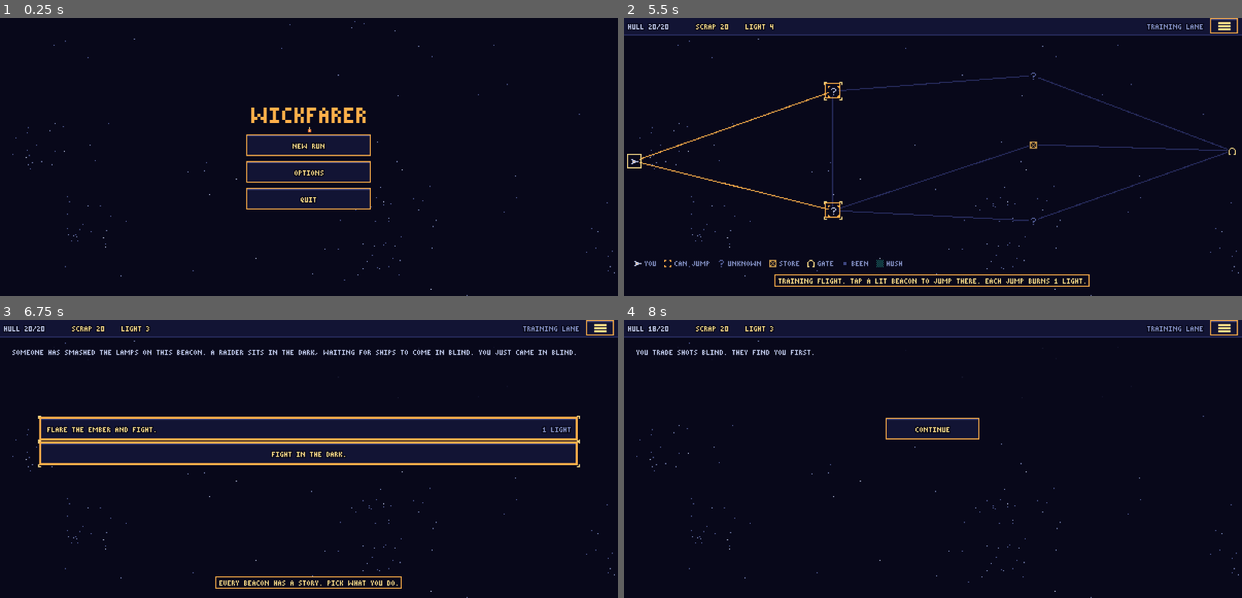
Above: before the commit, frames 1-4 (two rows, left to right).
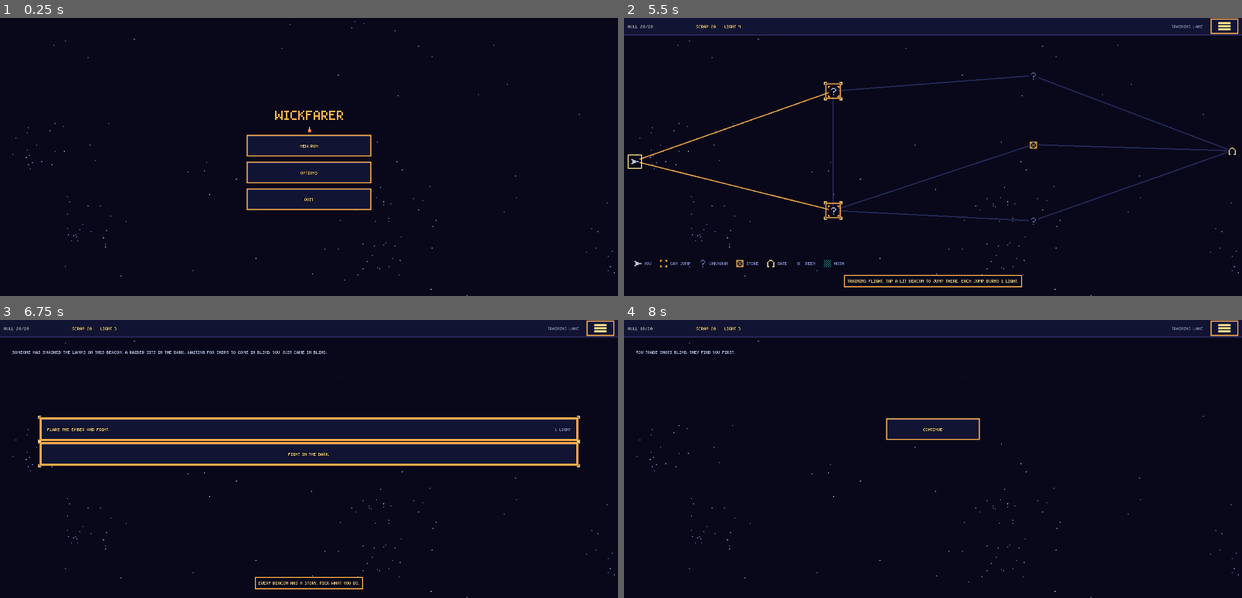
Above: after the commit, the same moments.

Repository: oddwright/wickfarer
Game: Godot game, scene res://scenes/main.tscn
Two runs of this game, one before a commit and one after it. Both use one fixed random seed, a clock stepped at 60 frames per second and the inputs below.
Inputs (mouse positions are in pixels of both pictures, inside the frame that each line leads up to):
- Up to frame 1 (0.25 s): no input
- Up to frame 2 (5.5 s): tap Enter at 0.5, 2, 3.5 s; move the mouse to (1068, 143) at 0.52 s; click (1068, 143) at 0.67 s; tap Space at 0.77, 1.07, 1.25, 2.75, 3.77, 4.07, 4.25 s; drag from (809, 170) to (902, 212) at 1.27 s; move the mouse to (994, 95) at 2.02 s; click (994, 95) at 2.17 s; drag from (902, 212) to (747, 115) at 2.77 s; move the mouse to (1118, 198) at 3.52 s; click (1118, 198) at 3.67 s; drag from (747, 115) to (840, 87) at 4.27 s; move the mouse to (963, 157) at 5.02 s; click (963, 157) at 5.17 s
- Up to frame 3 (6.75 s): drag from (216, 389) to (185, 472) at 5.77 s; move the mouse to (444, 445) at 6.52 s; click (444, 445) at 6.67 s
- Up to frame 4 (8 s): tap Space at 6.77, 7.07 s; drag from (809, 472) to (902, 514) at 7.27 s

The runs differ from the first frame. In frame 1, 1.9% of the frame differs, in the area x 39-61%, y 32-70%; in frame 2, 3.2%; in frame 3, 5.0%, in the area x 0-100%, y 0-97%; in frame 4, 1.4%.

Commit message:
Draw game text in a finer 4x6 pixel font
dylan found the 3x5 text hard to read and picked the 4x6 option from a
side-by-side comparison. Letters are now drawn from a 4x6 pixel font at 4
screen pixels per font pixel (5x and 6x screens), still with the dark
outline, while the art keeps its whole-number scale.

Finer letters fall between native pixels, so when fine text is on the game
canvas renders at screen resolution with the scale as its canvas transform
instead of stretching a native-size texture. Art looks the same; crew
positions are rounded so they stay on whole art pixels. Layouts still measure
against the 3x5 font, and a 4x6 letter with its outline never takes more room
than the 3x5 one, so every existing layout still fits (tested per glyph).

Co-Authored-By: Claude Opus 5.5 <noreply@anthropic.com>
Claude-Session: https://claude.ai/code/session_01Xce4DJCcw9Pf6iQktdgnjY

Diff:
--- /dev/null
+++ b/art/font_4x6.json
@@ -0,0 +1 @@
+{"!": [0, 1], "%": [1, 4], "'": [2, 1], "(": [3, 2], ")": [4, 2], "+": [5, 3], ",": [6, 2], "-": [7, 3], ".": [8, 1], "/": [9, 4], "0": [10, 4], "1": [11, 3], "2": [12, 4], "3": [13, 4], "4": [14, 4], "5": [15, 4], "6": [16, 4], "7": [17, 4], "8": [18, 4], "9": [19, 4], ":": [20, 1], "<": [21, 3], "=": [22, 3], ">": [23, 3], "?": [24, 4], "A": [25, 4], "B": [26, 4], "C": [27, 4], "D": [28, 4], "E": [29, 4], "F": [30, 4], "G": [31, 4], "H": [32, 4], "I": [33, 3], "J": [34, 4], "K": [35, 4], "L": [36, 4], "M": [37, 5], "N": [38, 4], "O": [39, 4], "P": [40, 4], "Q": [41, 4], "R": [42, 4], "S": [43, 4], "T": [44, 3], "U": [45, 4], "V": [46, 4], "W": [47, 5], "X": [48, 4], "Y": [49, 3], "Z": [50, 4], "x": [51, 4]}
--- a/scripts/view/main.gd
+++ b/scripts/view/main.gd
@@ -220,7 +220,7 @@
 	if not screen.is_empty() and next.layout != screen.layout and mid_fight:
 		_pause(ScreenManager.change_reason(screen.layout, next.layout))  # a fold or a turn
 	screen = next
-	container.stretch_shrink = screen.scale
+	TextLayer.fit_canvas(container, viewport, screen.scale)
 	container.position = Vector2.ZERO
 	container.size = Vector2(screen.native * screen.scale)
 	world.make_stars(screen.native)
--- a/scripts/view/text_layer.gd
+++ b/scripts/view/text_layer.gd
@@ -1,26 +1,43 @@
 class_name TextLayer
 extends Node2D
-## Text drawn in the pixel world with the 3x5 pixel font from the concept art,
-## so it scales with the same whole-number pixels as everything else.
-## Large text (titles) draws each font pixel as 2x2 canvas pixels, and the game
-## title as 3x3.
+## Text drawn in the pixel world. Layout works in native (art) pixels against the 3x5 font's
+## metrics. On screens at 2x or more the letters themselves come from a finer 4x6 font, each
+## font pixel a whole number of screen pixels (4 at 5x and 6x), so text stays pixel text but
+## reads more easily; the art keeps its own scale. A 4x6 letter and its outline never take more
+## room than the 3x5 letter it replaces, so anything laid out for the 3x5 font still fits.
+## Large text (titles) draws each font pixel 2x2, and the game title 3x3.
+## On a screen-size canvas the art is scaled by the canvas transform, which costs more fill than
+## stretching a native-size texture; it is the price of letters finer than the art.
 
 const CELL := 5  ## glyph slot width in the font strip
 const OUTLINE_CELL := CELL + 2  ## outline strip slot: the glyph grown a pixel each side
-const GLYPH_H := 5
-const LINE := 7
-
-static var glyph_index: Dictionary = {}  ## char -> [slot, width]
+const GLYPH_H := 5  ## layout height of a line of text, in native pixels at k = 1
+const LINE := 7  ## layout line step, in native pixels at k = 1
+const FINE_H := 6
+const FINE_LINE := 8
+## Screen pixels per fine font pixel are at most FINE_NUM/FINE_DEN of the scale, so a 4-wide
+## letter plus its gap (5) is never wider than a 3-wide 3x5 one (4), nor 6 rows taller than 5.
+const FINE_NUM := 4
+const FINE_DEN := 5
+
+static var glyph_index: Dictionary = {}  ## char -> [slot, width], 3x5 font
+static var fine_index: Dictionary = {}  ## char -> [slot, width], 4x6 font
+static var px_scale := 1  ## screen pixels per native pixel
+static var font_px := 0  ## screen pixels per 4x6 font pixel; 0 draws the 3x5 font
 
 var main: Node
 var glyphs: Texture2D
 var outline: Texture2D
+var fine_glyphs: Texture2D
+var fine_outline: Texture2D
 
 
 func setup(main_node: Node) -> void:
 	main = main_node
 	glyphs = load("res://art/font_3x5.png")
 	outline = load("res://art/font_3x5_outline.png")
+	fine_glyphs = load("res://art/font_4x6.png")
+	fine_outline = load("res://art/font_4x6_outline.png")
 	load_glyphs()
 
 
@@ -28,18 +45,64 @@
 static func load_glyphs() -> void:
 	if glyph_index.is_empty():
 		glyph_index = JSON.parse_string(FileAccess.get_file_as_string("res://art/font_3x5.json"))
-
-
-static func _adv(ch: String) -> int:
-	var g: Array = glyph_index.get(ch, [0, 3])
+	if fine_index.is_empty():
+		fine_index = JSON.parse_string(FileAccess.get_file_as_string("res://art/font_4x6.json"))
+
+
+## Picks the font for a canvas scale. Returns true when the fine font is on: the canvas must then
+## be rendered at screen resolution with the scale as its transform, since the fine letters fall
+## between native pixels. Otherwise it stays at native size and text draws in native pixels.
+static func configure(scale: int, fine := true) -> bool:
+	font_px = fine_px(scale) if fine else 0
+	px_scale = scale if font_px > 0 else 1
+	return font_px > 0
+
+
+## Sets up the game canvas for a scale. Fine text needs it drawn at screen resolution: the art
+## is then scaled by the canvas transform instead of by stretching a native-size texture, which
+## looks the same since all art sits on whole native pixels.
+static func fit_canvas(container: SubViewportContainer, viewport: SubViewport, scale: int) -> void:
+	var fine := configure(scale)
+	container.stretch_shrink = 1 if fine else scale
+	viewport.canvas_transform = Transform2D.IDENTITY.scaled(Vector2.ONE * (scale if fine else 1))
+
+
+## Screen pixels per 4x6 font pixel at a canvas scale, or 0 when the 3x5 font must stay (1x).
+static func fine_px(scale: int) -> int:
+	return (scale * FINE_NUM) / FINE_DEN
+
+
+static func _fine() -> bool:
+	return font_px > 0 and not fine_index.is_empty()
+
+
+## The glyph index text is drawn from now.
+static func _index() -> Dictionary:
+	return fine_index if _fine() else glyph_index
+
+
+## Advance of one letter in font pixels, gap included.
+static func _adv(ch: String, index: Dictionary) -> int:
+	var g: Array = index.get(ch, [0, 3])
 	return int(g[1]) + 1
 
 
-static func text_width(s: String, k := 1) -> int:
+## Width of a line in font pixels.
+static func _px_width(s: String, index: Dictionary) -> int:
 	var w := 0
 	for ch in s:
-		w += _adv(ch)
-	return maxi(0, w - 1) * k
+		w += _adv(ch, index)
+	return maxi(0, w - 1)
+
+
+## Width of a line in native pixels, rounded up. A fine line is measured no wider than its 3x5
+## line: its last letter can run one screen pixel past the 3x5 one, but its outline is a font
+## pixel thinner, so with outlines the fine line still sits inside the 3x5 one.
+static func text_width(s: String, k := 1) -> int:
+	var coarse := _px_width(s, glyph_index) * k
+	if not _fine():
+		return coarse
+	return mini(ceili(float(_px_width(s, fine_index) * k * font_px) / px_scale), coarse)
 
 
 static func _wrap(s: String, max_w: int, k: int) -> PackedStringArray:
@@ -69,39 +132,57 @@
 	var k := 3 if size_px >= 15.0 else (2 if size_px >= 10.0 else 1)
 	var up := s.to_upper()
 	var lines: PackedStringArray = [up] if width <= 0 else _wrap(up, int(width), k)
-	var y := int(round(native_pos.y)) - GLYPH_H * k - (lines.size() - 1) * LINE * k / 2
+	var fine := _fine()
+	var u := (font_px if fine else px_scale) * k  # screen pixels per font pixel
+	var h := FINE_H if fine else GLYPH_H
+	var step := (FINE_LINE if fine else LINE) * u
+	# The block is centred where the 3x5 letters were, so layouts made for them still line up.
+	var mid := roundi(native_pos.y * px_scale) - GLYPH_H * k * px_scale / 2
+	var y := mid - h * u / 2 - (lines.size() - 1) * step / 2
+	var left := roundi(native_pos.x * px_scale)
+	var box := roundi(width * px_scale)
+	draw_set_transform(Vector2.ZERO, 0.0, Vector2.ONE / px_scale)
 	for line in lines:
-		var x := int(round(native_pos.x))
-		var w := text_width(line, k)
+		var x := left
+		var w := _px_width(line, _index()) * u
 		if width > 0:
 			if align == HORIZONTAL_ALIGNMENT_CENTER:
-				x += (int(width) - w) / 2
+				x += (box - w) / 2
 			elif align == HORIZONTAL_ALIGNMENT_RIGHT:
-				x += int(width) - w
+				x += box - w
 		# A one-pixel ink outline keeps text readable over stars, fire and panels. It fades with
 		# the text; while a floater fades, the gap column between letters, where two outlines
 		# overlap, is a little darker for a moment, which beats the outline vanishing at once.
-		_line(line, Vector2i(x, y), k, Pixel.c("a", col.a), true)
-		_line(line, Vector2i(x, y), k, col)
-		y += LINE * k
-
-
-func _line(s: String, at: Vector2i, k: int, col: Color, outlined := false) -> void:
+		_line(line, Vector2i(x, y), u, Pixel.c("a", col.a), true)
+		_line(line, Vector2i(x, y), u, col)
+		y += step
+	draw_set_transform(Vector2.ZERO)
+
+
+## Draws one line in screen pixels (the caller has set the transform), u per font pixel.
+func _line(s: String, at: Vector2i, u: int, col: Color, outlined := false) -> void:
+	var fine := _fine()
+	var index := _index()
+	var h := FINE_H if fine else GLYPH_H
+	var tex: Texture2D
+	if fine:
+		tex = fine_outline if outlined else fine_glyphs
+	else:
+		tex = outline if outlined else glyphs
+	var slot := CELL + 2 if outlined else CELL  # both fonts use 5-wide slots
+	var pad := 1 if outlined else 0  # the outline slot is the glyph grown a pixel each side
 	var x := at.x
 	for ch in s:
-		if glyph_index.has(ch):
-			var g: Array = glyph_index[ch]
-			# the outline slot is the glyph grown by one font pixel (pad) on every side
-			var pad := 1 if outlined else 0
+		if index.has(ch):
+			var g: Array = index[ch]
 			var w := int(g[1]) + 2 * pad
-			var h := GLYPH_H + 2 * pad
 			draw_texture_rect_region(
-				outline if outlined else glyphs,
-				Rect2(x - pad * k, at.y - pad * k, w * k, h * k),
-				Rect2(int(g[0]) * (OUTLINE_CELL if outlined else CELL), 0, w, h),
+				tex,
+				Rect2(x - pad * u, at.y - pad * u, w * u, (h + 2 * pad) * u),
+				Rect2(int(g[0]) * slot, 0, w, h + 2 * pad),
 				col
 			)
-		x += _adv(ch) * k
+		x += _adv(ch, index) * u
 
 
 func _draw() -> void:
--- a/scripts/view/world_view.gd
+++ b/scripts/view/world_view.gd
@@ -268,7 +268,7 @@
 	var s: Ship = main.combat.ships[side]
 	for c in s.alive_crew():
 		var tex: Texture2D = crew_tex[c.species + ":" + str(side)]
-		var fp := crew_pos(side, c)
+		var fp := crew_pos(side, c).round()  # whole art pixels, also on a screen-size canvas
 		var f: int
 		if c.is_moving():
 			f = 2 + int(anim_time * 8.0 + c.uid) % 4
--- a/tests/screen_tests.gd
+++ b/tests/screen_tests.gd
@@ -7,35 +7,86 @@
 	t.call("check", cond, what)
 
 
-## The outline strip is exactly the glyph strip grown a pixel each way, glyph for glyph.
+## Each font's outline strip is exactly its glyph strip grown a pixel each way, glyph for glyph.
 static func font(t: SceneTree) -> void:
+	_font_strips(t, "3x5", TextLayer.GLYPH_H)
+	_font_strips(t, "4x6", TextLayer.FINE_H)
+	fine_text(t)
+
+
+static func _font_strips(t: SceneTree, name: String, h: int) -> void:
 	var index: Dictionary = JSON.parse_string(
-		FileAccess.get_file_as_string("res://art/font_3x5.json")
-	)
-	var glyphs := (load("res://art/font_3x5.png") as Texture2D).get_image()
-	var outline := (load("res://art/font_3x5_outline.png") as Texture2D).get_image()
-	_check(t, outline.get_height() == TextLayer.GLYPH_H + 2, "outline strip is 7 pixels tall")
+		FileAccess.get_file_as_string("res://art/font_%s.json" % name)
+	)
+	var glyphs := (load("res://art/font_%s.png" % name) as Texture2D).get_image()
+	var outline := (load("res://art/font_%s_outline.png" % name) as Texture2D).get_image()
+	_check(t, outline.get_height() == h + 2, "%s outline strip is %d pixels tall" % [name, h + 2])
 	_check(
 		t,
 		outline.get_width() == index.size() * TextLayer.OUTLINE_CELL,
-		"outline strip has a slot for every glyph"
+		"%s outline strip has a slot for every glyph" % name
 	)
 	var bad: Array[String] = []
 	for ch: String in index:
-		if not _outline_matches(glyphs, outline, int(index[ch][0]), int(index[ch][1])):
+		if not _outline_matches(glyphs, outline, int(index[ch][0]), int(index[ch][1]), h):
 			bad.append(ch)
-	_check(t, bad.is_empty(), "every outline is its glyph grown by a pixel (%s)" % ", ".join(bad))
+	_check(
+		t,
+		bad.is_empty(),
+		"every %s outline is its glyph grown by a pixel (%s)" % [name, ", ".join(bad)]
+	)
+
+
+## The finer text font: picked by scale, and never bigger than the 3x5 letters it replaces.
+static func fine_text(t: SceneTree) -> void:
+	var coarse: Dictionary = JSON.parse_string(
+		FileAccess.get_file_as_string("res://art/font_3x5.json")
+	)
+	var fine: Dictionary = JSON.parse_string(
+		FileAccess.get_file_as_string("res://art/font_4x6.json")
+	)
+	_check(t, fine.keys() == coarse.keys(), "the 4x6 font has every 3x5 glyph")
+	var n := TextLayer.FINE_NUM
+	var d := TextLayer.FINE_DEN
+	var bad: Array[String] = []
+	for ch: String in fine:
+		var wf := int(fine[ch][1])
+		var wc := int(coarse.get(ch, [0, 3])[1])
+		# advance (letter + gap), and the outlined letter, at the largest fine pixel size
+		if (wf + 1) * n > (wc + 1) * d or (wf + 2) * n > (wc + 2) * d:
+			bad.append(ch)
+	_check(t, bad.is_empty(), "no 4x6 letter is wider than its 3x5 one (%s)" % ", ".join(bad))
+	_check(t, (TextLayer.FINE_H + 2) * n <= (TextLayer.GLYPH_H + 2) * d, "4x6 text is no taller")
+	_check(t, (TextLayer.FINE_LINE) * n <= TextLayer.LINE * d, "4x6 lines are no further apart")
+	_check(t, TextLayer.fine_px(1) == 0, "a 1x canvas keeps the 3x5 font")
+	_check(
+		t, TextLayer.fine_px(5) == 4 and TextLayer.fine_px(6) == 4, "4x6 pixels are 4 at 5x and 6x"
+	)
+	TextLayer.load_glyphs()
+	var word := "MUSTER THE CREW, 14/20 HULL"
+	var wide := TextLayer.text_width(word)
+	var c := SubViewportContainer.new()
+	var v := SubViewport.new()
+	TextLayer.fit_canvas(c, v, 5)
+	_check(t, c.stretch_shrink == 1, "fine text draws the canvas at screen size")
+	_check(t, v.canvas_transform.get_scale() == Vector2(5, 5), "the art keeps its 5x scale")
+	_check(t, TextLayer.text_width(word) < wide, "4x6 text measures narrower than 3x5")
+	TextLayer.fit_canvas(c, v, 1)
+	_check(t, c.stretch_shrink == 1 and v.canvas_transform.get_scale() == Vector2.ONE, "1x canvas")
+	_check(t, TextLayer.text_width(word) == wide, "a 1x canvas measures in the 3x5 font")
+	c.free()
+	v.free()
 
 
 ## True when every pixel of the outline slot is set exactly where a glyph pixel is within one.
-static func _outline_matches(glyphs: Image, outline: Image, slot: int, w: int) -> bool:
-	for y in TextLayer.GLYPH_H + 2:
+static func _outline_matches(glyphs: Image, outline: Image, slot: int, w: int, h: int) -> bool:
+	for y in h + 2:
 		for x in TextLayer.OUTLINE_CELL:
 			var near := false
 			for d in 9:
 				var gx := x - 1 + d % 3 - 1
 				var gy := y - 1 + d / 3 - 1
-				if gx >= 0 and gx < w and gy >= 0 and gy < TextLayer.GLYPH_H:
+				if gx >= 0 and gx < w and gy >= 0 and gy < h:
 					near = near or glyphs.get_pixel(slot * TextLayer.CELL + gx, gy).a > 0.0
 			var lit := outline.get_pixel(slot * TextLayer.OUTLINE_CELL + x, y).a > 0.0
 			if lit != near:
@@ -43,8 +94,6 @@
 	return true
 
 
-## Every screen at every UI size the setting can reach on it, keyed "name at Nx",
-## so layout checks cover the scales players can actually pick.
 static func variants(screens: Dictionary) -> Dictionary:
 	var out := {}
 	for name: String in screens:
Binary file added: art/font_4x6.png
Not shown, added: art/font_4x6.png.import
Binary file added: art/font_4x6_outline.png
Not shown, added: art/font_4x6_outline.png.import
Not shown, changed: CLAUDE.md
